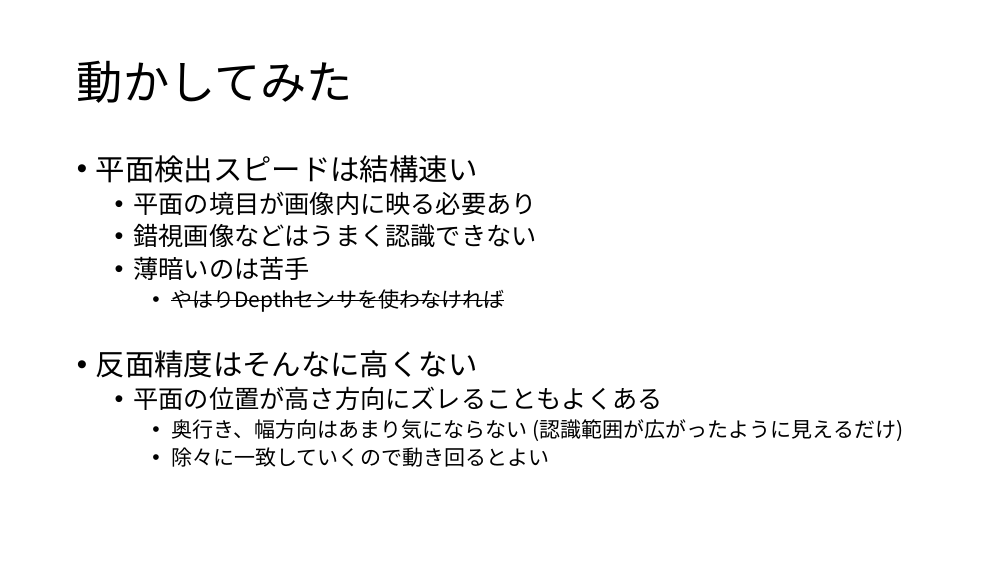
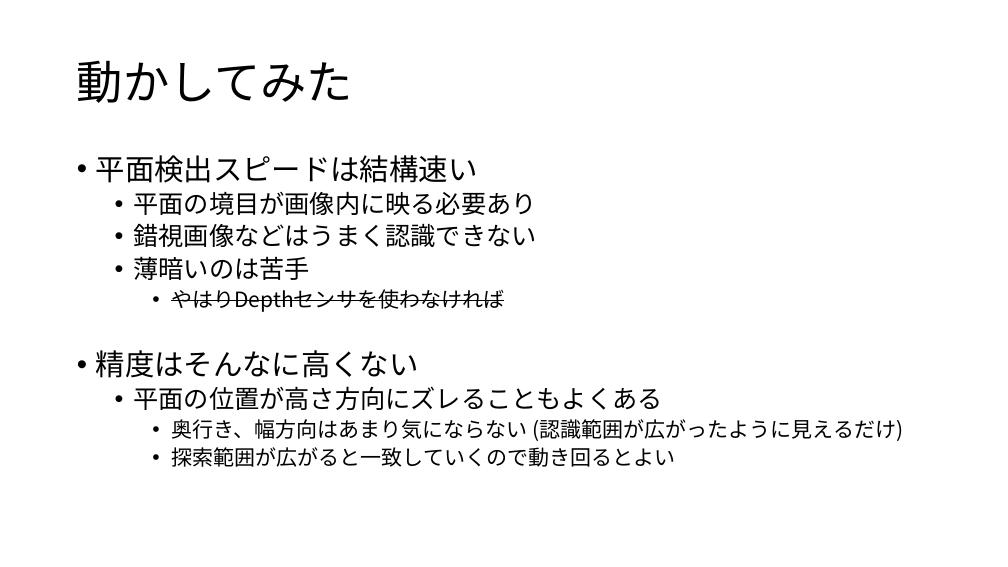
Before and after one commit to tmyoas/ARCore1_0_release_Sample, a slide deck: slide 7 of ARCore.pptx. Drawn at 1008x567 pixels with LibreOffice and Linux fonts; fonts in the diff are those of the drawing. Boxes give left, top, right and bottom in pixels: in the first picture for what was removed or moved away, otherwise in the second. Text is boxed around its words. In the diff, an @@ line names an element or a change of style, - is before the commit and + after.

```diff
--- a/ARCore.pptx
+++ b/ARCore.pptx
@@ text at (96,350,419,378): text changed @@
-• 反面精度はそんなに高くない
+• 精度はそんなに高くない
@@ text at (171,447,675,467): text changed @@
-    • 除々に一致していくので動き回るとよい
+    • 探索範囲が広がると一致していくので動き回るとよい
```
Also in this commit, not shown: 2 other slides changed, 1 other file.
